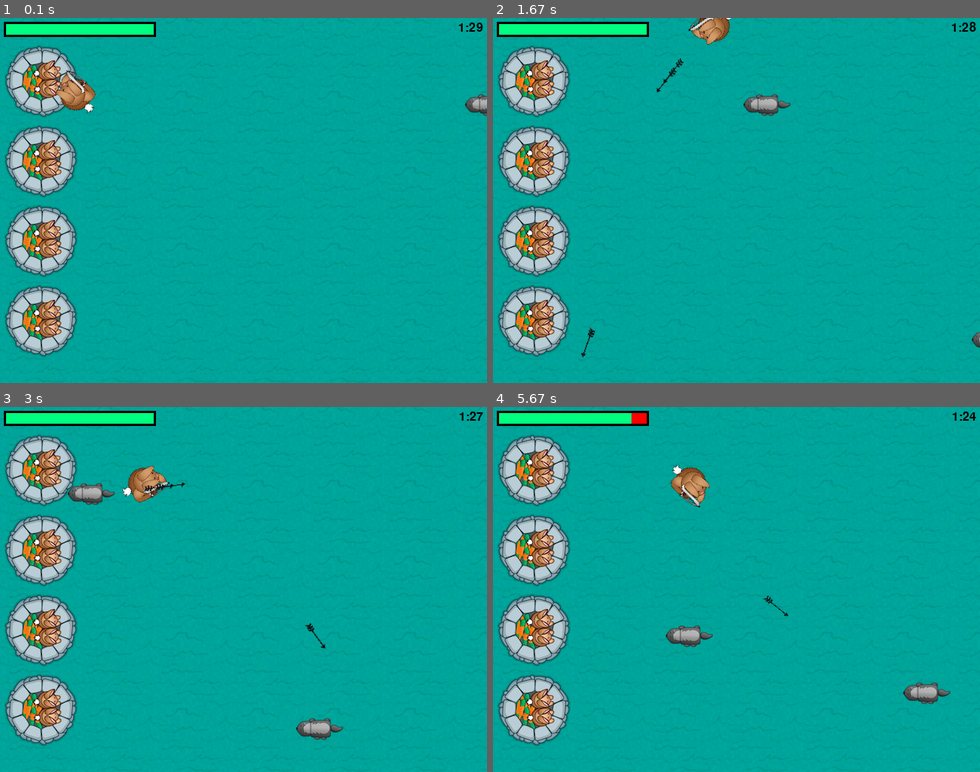
Above: before the commit, frames 1-4 (two rows, left to right).
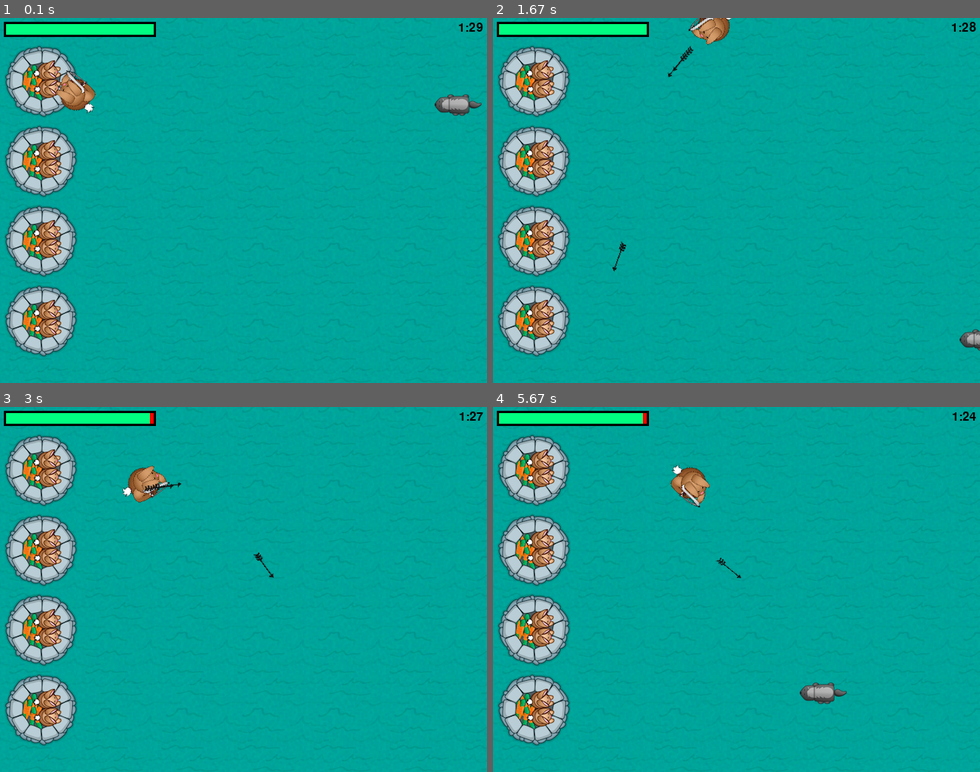
Above: after the commit, the same moments.

Repository: ayushakya2000/pygameBunny
Game: pygame game, started from game.py
Same seed, same stepped clock (60 frames per second), same inputs: the game is played once before the commit and once after it.
Inputs (mouse positions are in pixels of both pictures, inside the frame that each line leads up to):
- Up to frame 1 (0.1 s): no input
- Up to frame 2 (1.67 s): click (736, 200) at 0.38 s; hold D 0.67-1.13 s; click (892, 189) at 0.75 s; hold W 1.17-1.47 s; click (619, 204) at 1.25 s; hold D from 1.5 s (still down); click (585, 145) at 1.58 s
- Up to frame 3 (3 s): release D at 1.97 s; hold A 2-2.53 s; click (316, 461) at 2.08 s; hold S 2.57-2.87 s; click (301, 622) at 2.65 s; hold A from 2.9 s (still down); click (253, 465) at 2.98 s
- Up to frame 4 (5.67 s): release A at 3.3 s; hold W 3.33-3.7 s; click (561, 578) at 3.42 s; hold D 3.73-4.37 s; click (712, 684) at 3.82 s; hold S 4.4-4.77 s; click (736, 633) at 4.48 s; hold A 4.8-5.27 s; click (721, 527) at 4.88 s; hold D from 5.3 s (still down); click (921, 728) at 5.38 s

The runs differ from the first frame. In frame 1, 0.5% of the frame differs, in the area x 89-100%, y 20-27%; in frame 2, 0.8%; in frame 3, 0.9%; in frame 4, 1.3%, in the area x 28-94%, y 1-82%.

Commit message:
Added sound effects

Diff:
--- a/game.py
+++ b/game.py
@@ -3,14 +3,15 @@
 import random
 
 pg.init()
+pg.mixer.init()
 width, height= 640, 480
 screen=pg.display.set_mode((width,height))
 
 acc=[0,0]
 arrows=[]
 accuracy=0
-bulvel=15
-badvel=3
+bulvel=10
+badvel=7
 
 badtimer=100
 badtimer1=0
@@ -31,6 +32,16 @@
 health=pg.image.load("resources/images/health.png")
 gameover = pg.image.load("resources/images/gameover.png")
 youwin = pg.image.load("resources/images/youwin.png")
+
+hit=pg.mixer.Sound("resources/audio/explode.wav")
+enemy=pg.mixer.Sound("resources/audio/enemy.wav")
+shoot=pg.mixer.Sound("resources/audio/shoot.wav")
+hit.set_volume(0.05)
+enemy.set_volume(0.05)
+shoot.set_volume(0.05)
+pg.mixer.music.load("resources/audio/moonlight.wav")
+pg.mixer.music.play(-1,0.0)
+pg.mixer.music.set_volume(0.25)
 
 running = 1
 exitcode = 0
@@ -85,6 +96,7 @@
         badrect.left=badguy[0]
 
         if badrect.left<64:
+            hit.play()
             healthvalue-=random.randint(5,20)
             badguys.pop(idx)
 
@@ -94,6 +106,7 @@
             bullrect.left=bullet[1]
             bullrect.top=bullet[2]
             if badrect.colliderect(bullrect):
+                enemy.play()
                 acc[0]+=1
                 badguys.pop(idx)
                 arrows.pop(index1)
@@ -141,6 +154,7 @@
                 keys[3]=False
 
         if event.type==pg.MOUSEBUTTONDOWN:
+            shoot.play()
             position=pg.mouse.get_pos()
             acc[1]+=1
             arrows.append([math.atan2(position[1]-(playerpos1[1]+32),position[0]-(playerpos1[0]+26)),playerpos1[0]+32,playerpos1[1]+32])
